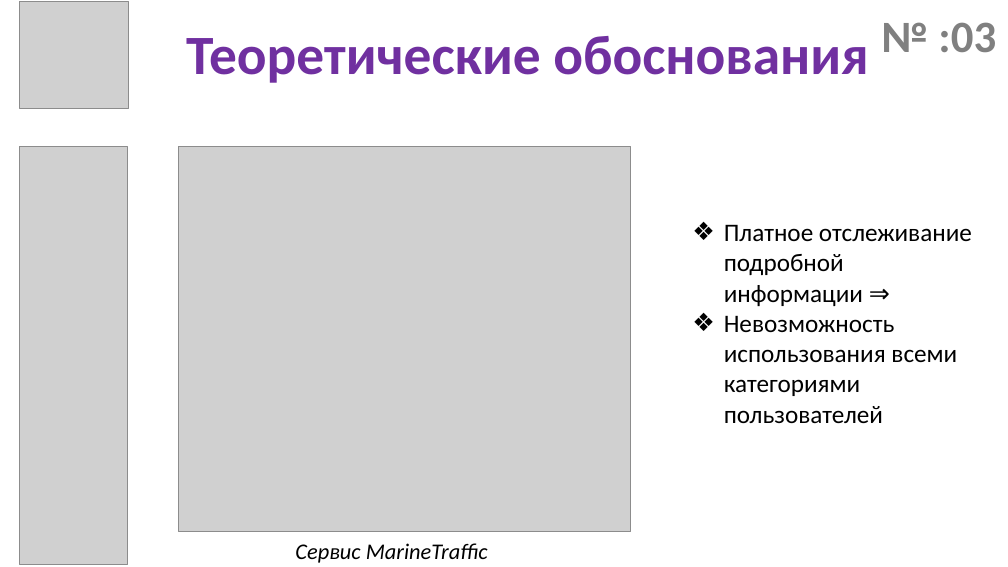
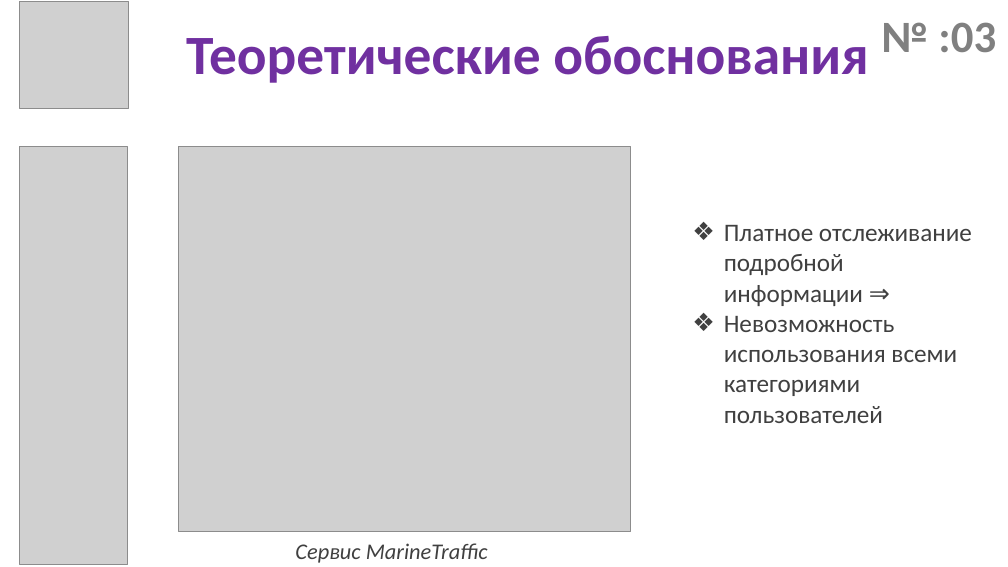
Before and after one commit to dpp-shlyopa-team/Presentation, a slide deck: slide 3 of преза.pptx. Drawn at 1008x567 pixels with LibreOffice and Linux fonts; fonts in the diff are those of the drawing; grey boxes stand for pictures. Boxes give left, top, right and bottom in pixels: in the first picture for what was removed or moved away, otherwise in the second. Text is boxed around its words. In the diff, an @@ line names an element or a change of style, - is before the commit and + after.

```diff
--- a/преза.pptx
+++ b/преза.pptx
@@ text "Платное отслеживание подробной информации ⇒" at [724,225,972,423]: text colour #000000 to #404040 @@
@@ text "Сервис MarineTraffic" at [295,543,488,563]: text colour #000000 to #404040 @@
```
Also in this commit, not shown: 5 other slides changed, 1 other file.
